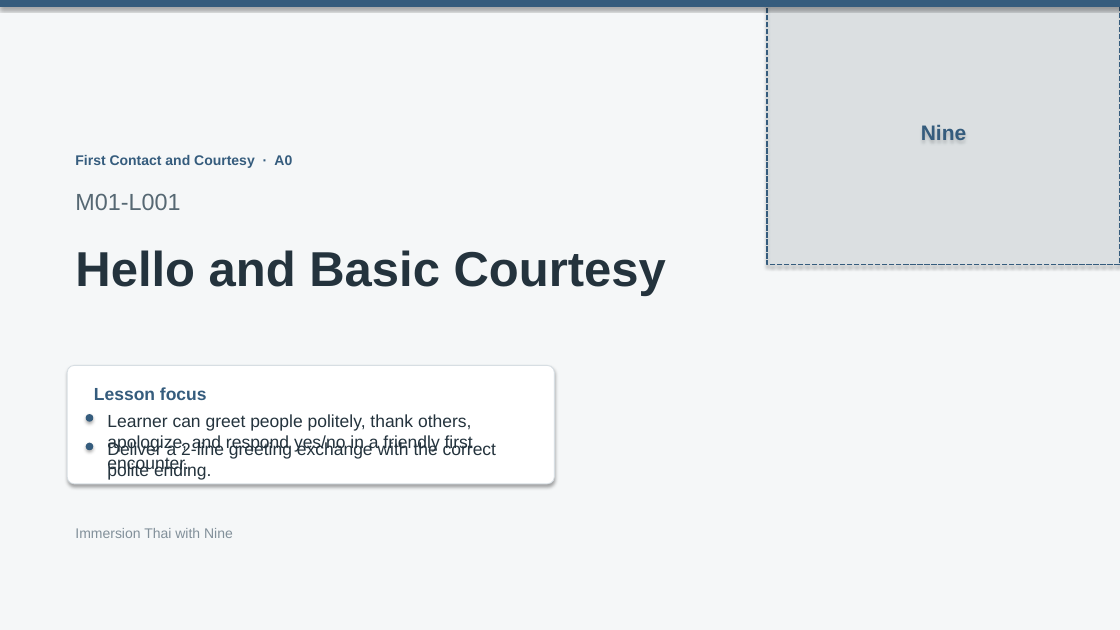
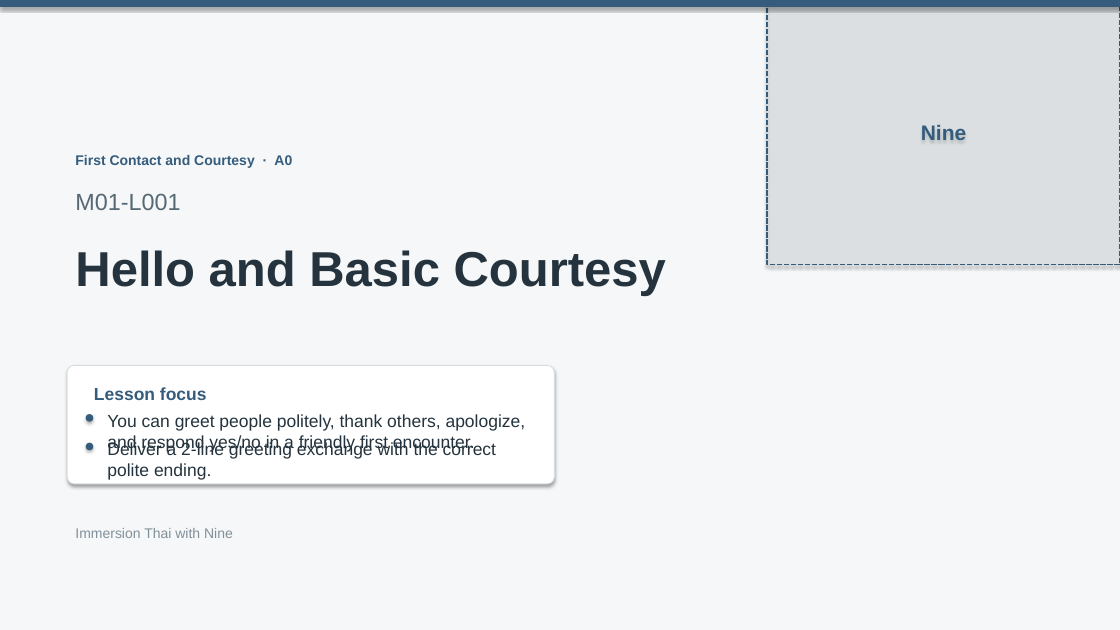
Before and after one commit to OTFTCS/thai-nine, a slide deck: slide 1 of course/modules/M01/L001/M01-L001-deck.pptx. Drawn at 1120x630 pixels with LibreOffice and Linux fonts; fonts in the diff are those of the drawing. Boxes give left, top, right and bottom in pixels: in the first picture for what was removed or moved away, otherwise in the second. Text is boxed around its words. In the diff, an @@ line names an element or a change of style, - is before the commit and + after.

```diff
--- a/course/modules/M01/L001/M01-L001-deck.pptx
+++ b/course/modules/M01/L001/M01-L001-deck.pptx
@@ text at (x1=107, y1=414, x2=526, y2=452): text changed @@
-Learner can greet people politely, thank others, apologize, and respond yes/no in a friendly first encounter.
+You can greet people politely, thank others, apologize, and respond yes/no in a friendly first encounter.
```
Also in this commit, not shown: 9 other slides changed, 10 other files.
